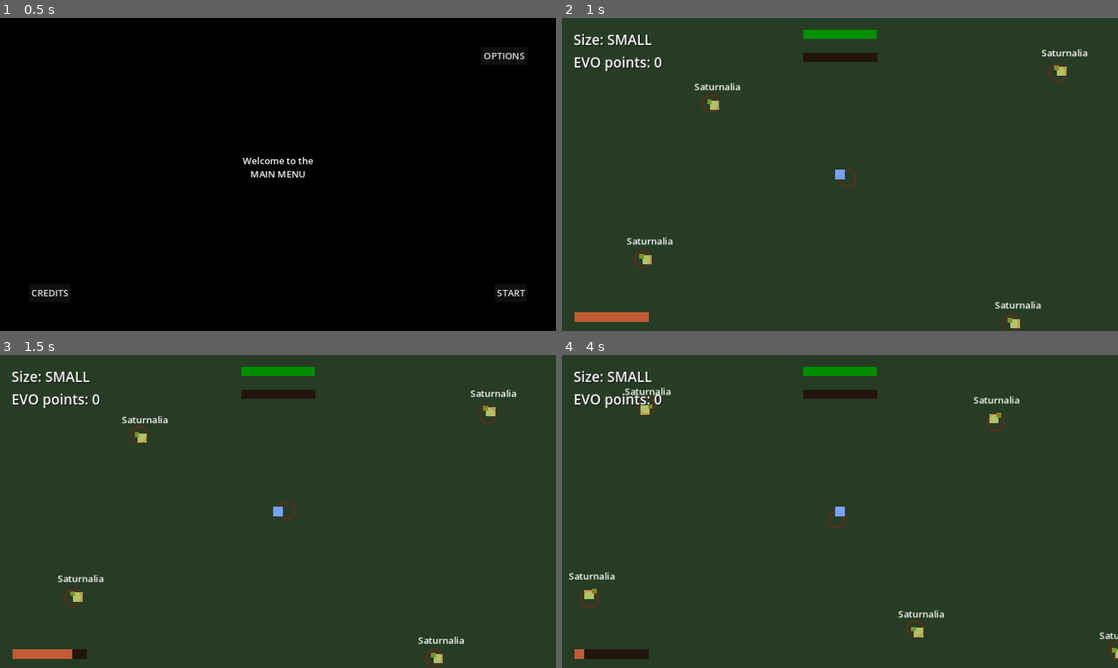
Above: before the commit, frames 1-4 (two rows, left to right).
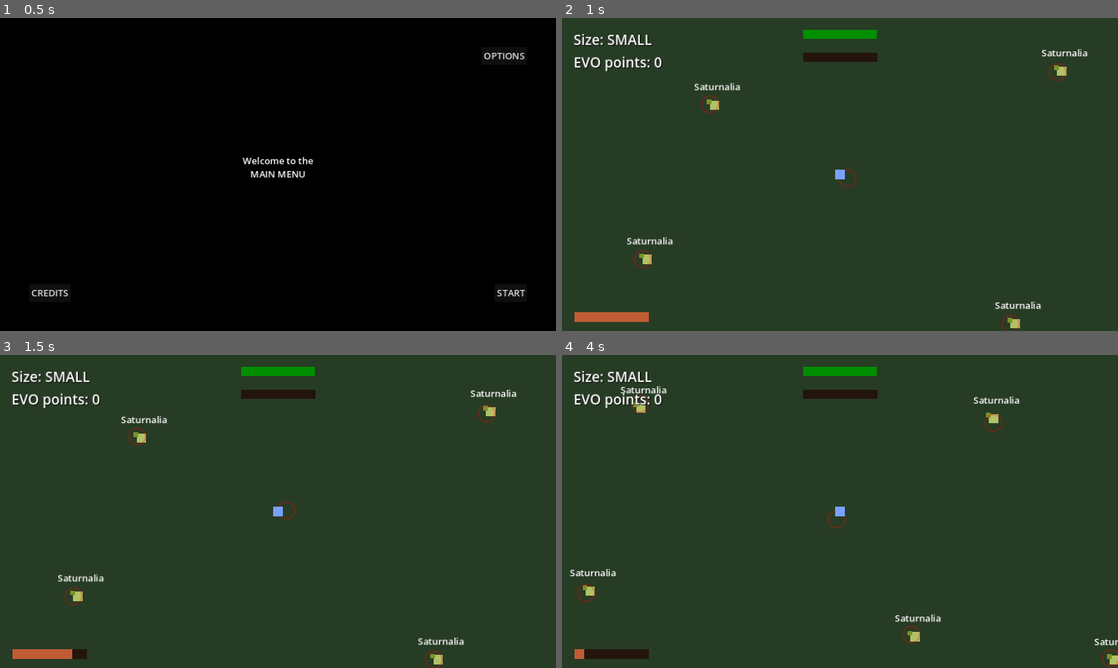
Above: after the commit, the same moments.

Repository: Enneagon/GodotGameJam2024
Game: Godot game, scene res://Scenes/main_menu.tscn
The game is run twice, just before and just after one commit, with the same random seed, the same clock (stepped at 60 frames per second) and the same inputs.
Inputs (mouse positions are in pixels of both pictures, inside the frame that each line leads up to):
- Up to frame 1 (0.5 s): no input
- Up to frame 2 (1 s): click "START" at 0.5 s
- Up to frame 3 (1.5 s): move the mouse to (400, 495) at 1.27 s; hold D (move_right) from 1.28 s (still down); hold Shift (sprint) from 1.28 s (still down)
- Up to frame 4 (4 s): move the mouse to (728, 527) at 2.02 s; release D (move_right) at 2.03 s; release Shift (sprint) at 2.03 s; hold Down (move_down) 2.03-2.78 s; tap Shift (sprint) at 2.1, 3.6 s; move the mouse to (895, 442) at 2.77 s; hold D (move_right) 2.78-3.53 s; hold Shift (sprint) 2.78-3.53 s; move the mouse to (812, 574) at 3.52 s; hold W (move_up) from 3.53 s (still down)

Frame 1 is identical in both runs. In frame 2, 0.2% of the frame differs, in the area x 11-91%, y 14-100%; in frame 3, 0.6%; in frame 4, 1.3%, in the area x 1-100%, y 10-100%.

Commit message:
removed annoying debug message

Diff:
--- a/Scenes/Enemy_Dinosaurs/metoposaurus.tscn
+++ b/Scenes/Enemy_Dinosaurs/metoposaurus.tscn
@@ -8,7 +8,6 @@
 enemyNameShort = "Metoposaurus"
 dinoSize = 2
 enemySpeed = 4.0
-enemyRotationSpeed = 0.7
 enemyStrength = 2.0
 enemyHPMax = 8.0
 enemyRangeMultiplier = 1.5
--- a/Scenes/Enemy_Dinosaurs/saturnalia.tscn
+++ b/Scenes/Enemy_Dinosaurs/saturnalia.tscn
@@ -6,7 +6,6 @@
 enemyName = "a Saturnalia Tupiniquim"
 enemyNameShort = "Saturnalia"
 enemySpeed = 7.0
-enemyRotationSpeed = 0.9
 enemyHPMax = 4.0
 enemyAttackCooldown = 0.5
 enemyRangeMultiplier = 0.5
--- a/Scripts/player.gd
+++ b/Scripts/player.gd
@@ -57,7 +57,6 @@
 
 func handle_sprinting(delta):
 	if speed == sprint_speed:
-		print("sprinting")
 		GlobalVars.playerSprintEnergy -= 20 * delta  # Decrease energy
 		if GlobalVars.playerSprintEnergy < 0:
 			GlobalVars.playerSprintEnergy = 0
